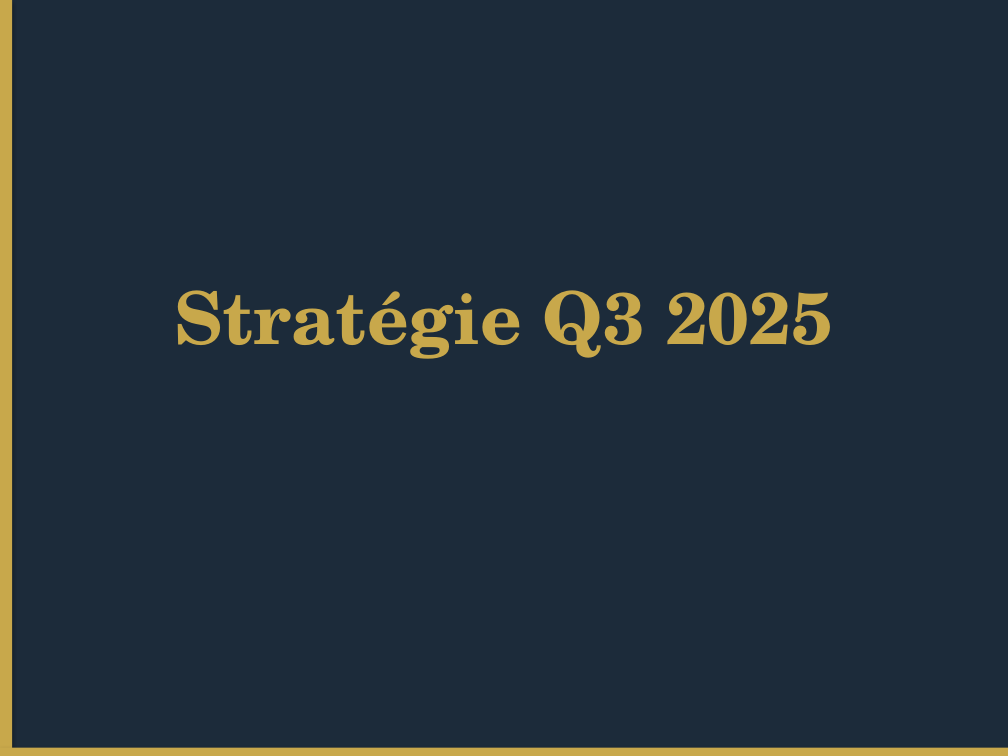
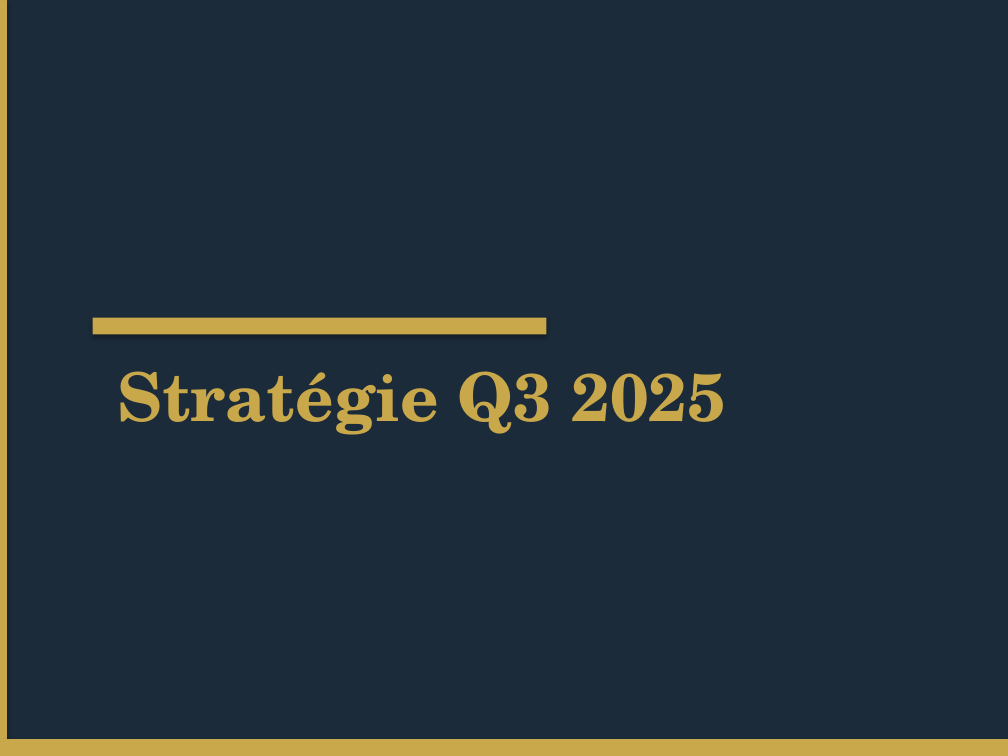
Before and after one commit to matisselebretonmatisselebreton-arch/salut, a slide deck: slide 1 of output/test_corporate_redesigned.pptx. Drawn at 1008x756 pixels with LibreOffice and Linux fonts; fonts in the diff are those of the drawing. Boxes give left, top, right and bottom in pixels: in the first picture for what was removed or moved away, otherwise in the second. Text is boxed around its words. In the diff, an @@ line names an element or a change of style, - is before the commit and + after.

```diff
--- a/output/test_corporate_redesigned.pptx
+++ b/output/test_corporate_redesigned.pptx
@@ rectangle: place and size @@
-rectangle at (0,0,12,756)
+rectangle at (0,0,7,756)
@@ rectangle added at (93,318,546,335), fill #C8A84B @@
@@ text "Stratégie Q3 2025": place and size @@
-text "Stratégie Q3 2025" at (175,290,833,359)
+text "Stratégie Q3 2025" at (118,371,726,435)
@@ text "Stratégie Q3 2025" at (118,371,726,435): size 52 to 48 pt; alignment centre to left; vertical alignment middle to top @@
@@ rectangle: place and size @@
-rectangle at (0,748,1008,756)
+rectangle at (0,739,1008,756)
```
Also in this commit, not shown: 4 other slides changed, 1 other file.
